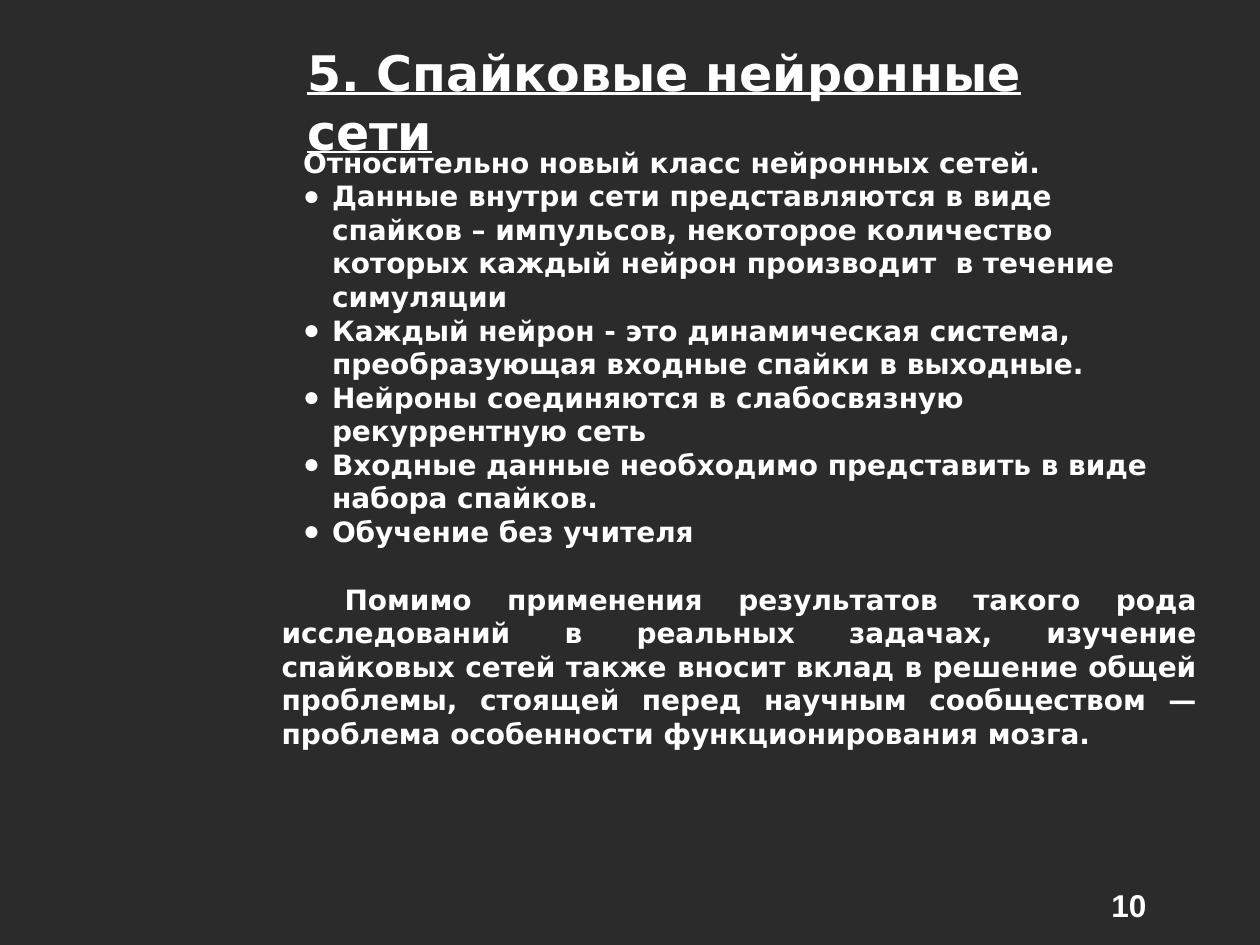
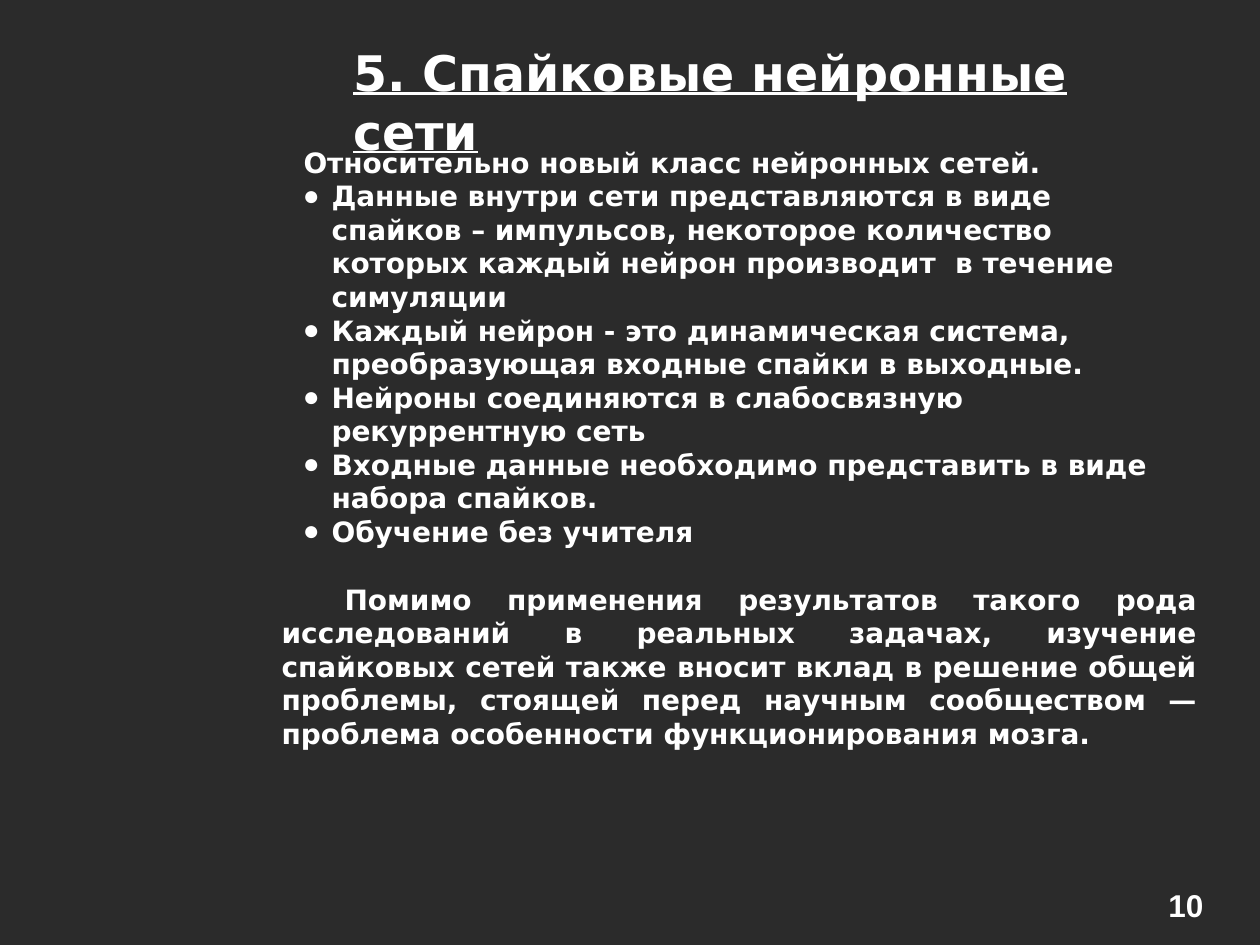
Before and after one commit to alexeyche/alexeyche-junk, a slide deck: slide 10 of cns/doc/conf.ppt. Drawn at 1260x945 pixels with LibreOffice and Linux fonts; fonts in the diff are those of the drawing; background and template pictures are left out; a plain dark background stands for a picture behind light text. Boxes give left, top, right and bottom in pixels: in the first picture for what was removed or moved away, otherwise in the second. Text is boxed around its words. In the diff, an @@ line names an element or a change of style, - is before the commit and + after.

```diff
--- a/cns/doc/conf.ppt
+++ b/cns/doc/conf.ppt
@@ text "5. Спайковые нейронные сети": place and size @@
-text "5. Спайковые нейронные сети" at (307, 53, 1021, 161)
+text "5. Спайковые нейронные сети" at (353, 53, 1067, 161)
@@ page number: place and size @@
-page number at (1111, 895, 1146, 918)
+page number at (1168, 895, 1203, 918)
```
Also in this commit, not shown: 13 other slides changed, 1 slide added, 1 slide removed, 1 other file.
